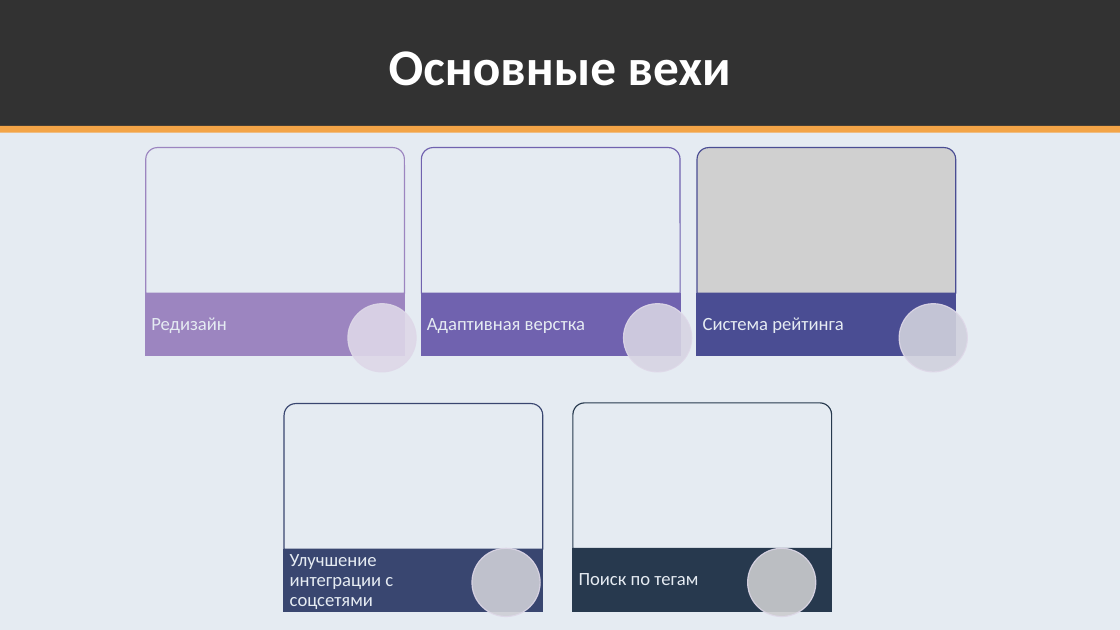
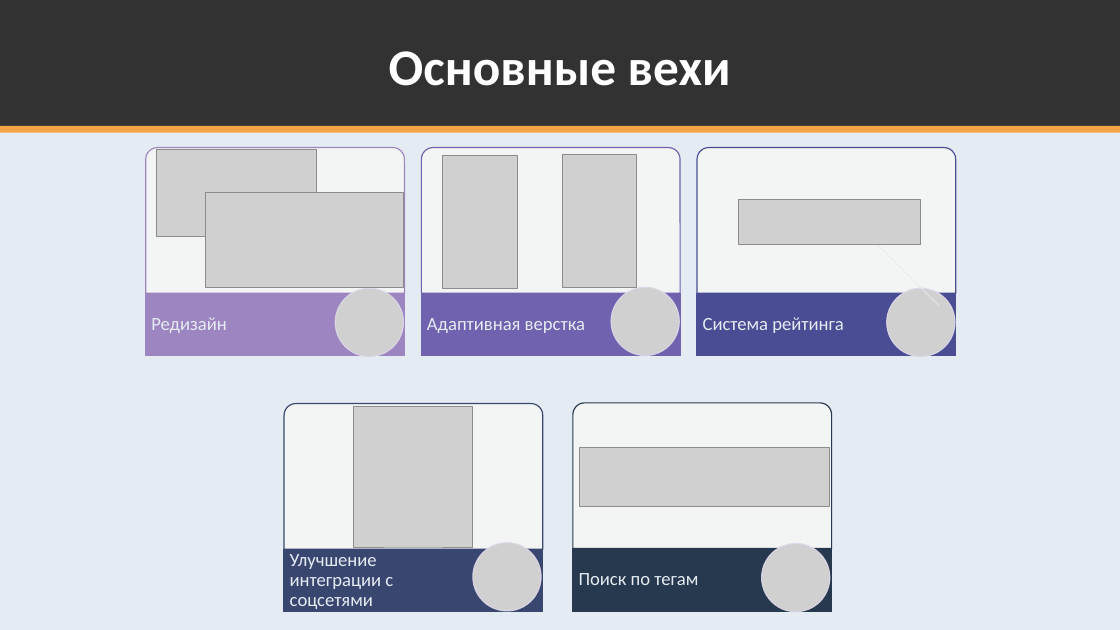
Before and after one commit to K224/TPKS, a slide deck: slide 18 of k224-docs/Презентация ко 2 релизу.pptx. Drawn at 1120x630 pixels with LibreOffice and Linux fonts; fonts in the diff are those of the drawing; grey boxes stand for pictures. Boxes give left, top, right and bottom in pixels: in the first picture for what was removed or moved away, otherwise in the second. Text is boxed around its words. In the diff, an @@ line names an element or a change of style, - is before the commit and + after.

Commit message:
presentation

```diff
--- a/k224-docs/Презентация ко 2 релизу.pptx
+++ b/k224-docs/Презентация ко 2 релизу.pptx
@@ picture added at box(156, 150, 317, 237) @@
@@ picture added at box(442, 155, 517, 289) @@
@@ picture added at box(562, 155, 637, 287) @@
@@ picture added at box(205, 193, 403, 287) @@
@@ picture added at box(739, 199, 922, 244) @@
@@ line added from (855, 222) to (939, 306), #E5EBF2 0.5 pt @@
@@ picture: place and size @@
-picture at box(697, 148, 956, 293)
+picture at box(335, 288, 403, 356)
@@ picture added at box(353, 407, 472, 547) @@
@@ fill #E5EBF2 at 90% opacity to #F5F5F5 at 90% opacity in 4 elements at box(146, 148, 405, 293), box(422, 148, 681, 293), box(284, 403, 543, 549), box(573, 403, 832, 549) @@
@@ picture added at box(580, 448, 830, 506) @@
@@ group removed at box(348, 304, 967, 617): 5 ellipses @@
@@ group added at box(473, 148, 956, 612): 4 pictures, 1 round same rect @@
```
Also in this commit, not shown: 2 other slides changed.
